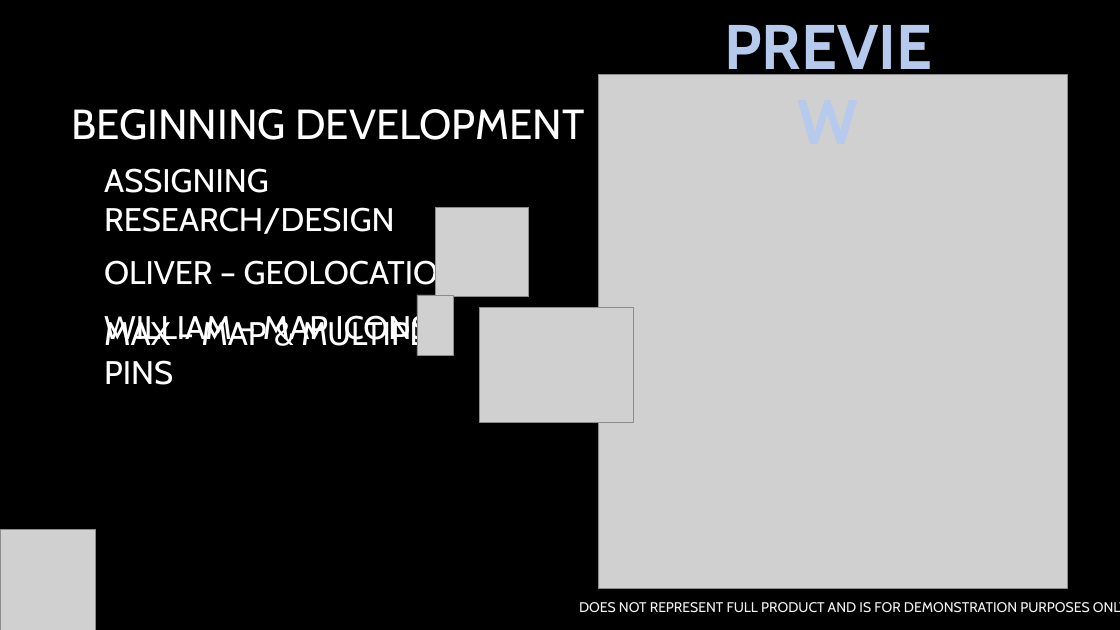
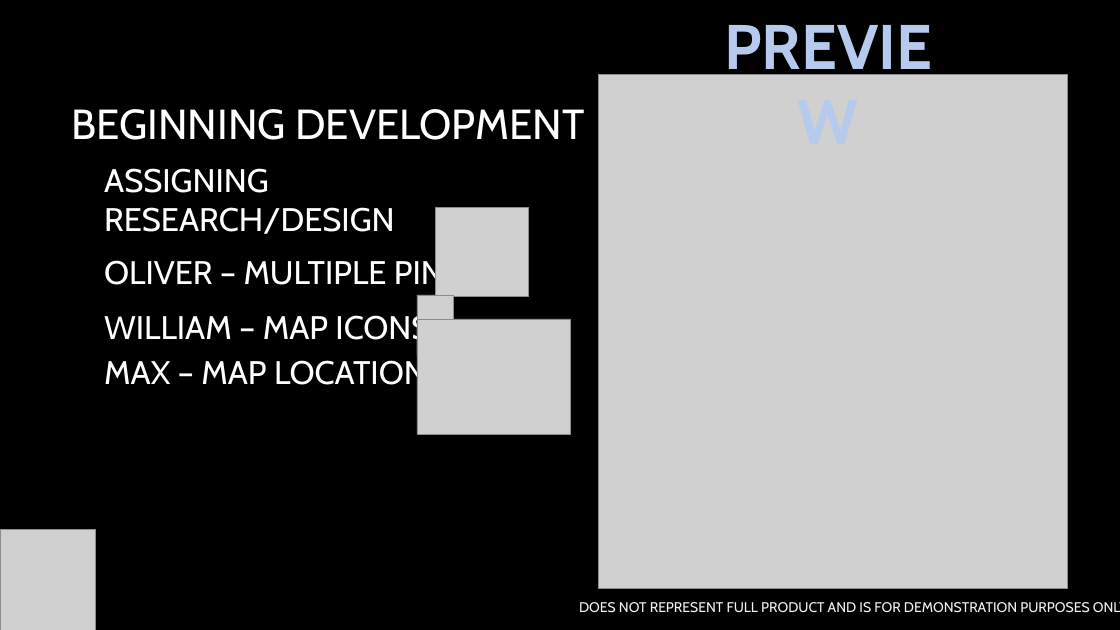
Before and after one commit to playyip/crimelevelsuk, a slide deck: slide 4 of htdox/presentation.pptx. Drawn at 1120x630 pixels with LibreOffice and Linux fonts; fonts in the diff are those of the drawing; grey boxes stand for pictures; background and template pictures are left out. Boxes give left, top, right and bottom in pixels: in the first picture for what was removed or moved away, otherwise in the second. Text is boxed around its words. In the diff, an @@ line names an element or a change of style, - is before the commit and + after.

```diff
--- a/htdox/presentation.pptx
+++ b/htdox/presentation.pptx
@@ text at [104,257,463,292]: text changed @@
-OLIVER – GEOLOCATION
+OLIVER – MULTIPLE PINS
@@ picture: place and size @@
-picture at [480,308,634,423]
+picture at [417,319,571,434]
@@ text at [104,357,446,392]: text changed @@
-MAX – MAP & MULTIPLE PINS
+MAX – MAP LOCATIONS
```
Also in this commit, not shown: 1 other slide changed, 2 slides removed, 4 other files.
